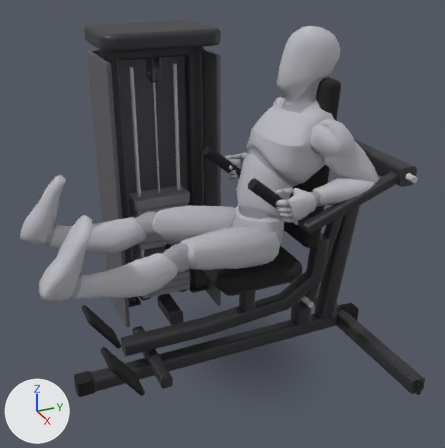
The glTF model app/src/main/assets/mannequins/seated_dip_machine.glb, before and after one commit.
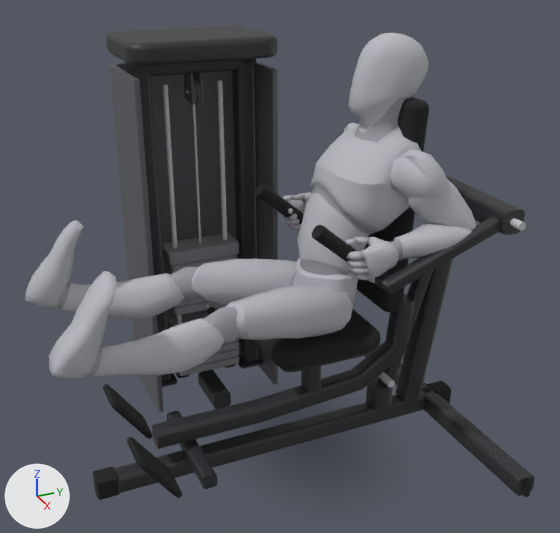
The first picture shows the older version from a 50 mm lens placed at (2.14, -1.07, 1.72), pointed at (0.0, -0.11, 0.65). The close-ups show the older and then the newer version on the part from 0% to 100% of the width and 0% to 95% of the height of that picture. Only the edits that show in the close-ups are written down. Arrows for +X, +Y and +Z are at lower left; the lights stay in place. Both versions are drawn at frame 23 of the action 'lowering'; the numbers are the values there. Vertices at exactly the same position are counted once.

In view in the first close-up: 'body', 'body_1', 'dip_machine_0', 'dip_machine_15', 'dip_machine_3', 'dip_machine_42', 'dip_machine_43', 'dip_machine_44', 'dip_machine_45', 'dip_machine_46', 'dip_machine_48', 'dip_machine_54', 'dip_machine_57', 'dip_machine_6', 'dip_machine_7' and 34 more.
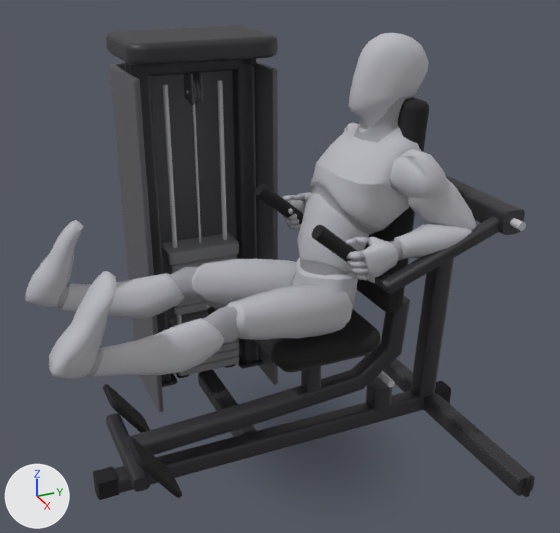
Boxes [x1, y1, x2, y2] around the edits, measured in the close-ups (560 x 533 px):
```json
{"object": "dip_machine_48", "change": "reshaped", "before": [152, 294, 415, 449], "after": [123, 296, 410, 455], "on screen": "9% wider"}
{"object": "dip_machine_6", "change": "reshaped", "before": [395, 258, 454, 401], "after": [411, 257, 455, 397], "on screen": "25% narrower"}
{"object": "dip_machine_57", "change": "moved", "before": [167, 411, 217, 489], "after": [106, 413, 150, 492]}
{"object": "dip_machine_46", "change": "moved", "before": [198, 369, 231, 409], "after": [198, 369, 257, 437]}
{"object": "dip_machine_7", "change": "deleted", "before": [378, 270, 433, 385]}
```

Scene script edits in JSON lines:
```json
{"block": "me_mesh_5", "where": "# used by ob_dip_machine_6; parent = ob_dip_machine; location = (0.0, 0.0, 0.0)"}
{"op": "remove", "block": "me_mesh_5", "code": "me_mesh_5.from_pydata(...)  # 34 vertices, 64 faces; spans x -0.04..0.04, y 0.391..0.599, z 0.063..0.837"}
{"op": "add", "block": "me_mesh_5", "code": "me_mesh_5.from_pydata(...)  # 34 vertices, 64 faces; spans x -0.04..0.04, y 0.46..0.585, z 0.068..0.872"}
{"block": "me_mesh_5", "change": "me_mesh_5 part 1: the whole mesh is multiplied about its middle by the matrix ((1.0, 0.0, 0.0), (0.0, 0.994, -0.111), (0.0, 0.12, 1.032)), then moved by (0.0, 0.028, 0.02)"}
{"block": "me_mesh_28", "where": "# used by ob_dip_machine_48; parent = ob_dip_machine; location = (0.0, -0.000237, 0.00035); rotation_euler = (-0.00117, 0.0, 0.0), in degrees (-0.1, 0, 0)"}
{"op": "remove", "block": "me_mesh_28", "code": "me_mesh_28.from_pydata(...)  # 82 vertices, 160 faces; spans x -0.035..0.035, y -0.57..0.415, z 0.135..0.503"}
{"op": "add", "block": "me_mesh_28", "code": "me_mesh_28.from_pydata(...)  # 82 vertices, 160 faces; spans x -0.035..0.035, y -0.671..0.395, z 0.111..0.503"}
{"block": "me_mesh_28", "change": "me_mesh_28 part 2: 74 of 82 vertices moved; they spanned x -0.035..0.035, y -0.57..0.415, z 0.135..0.503 and now span x -0.035..0.035, y -0.671..0.395, z 0.111..0.503; mean shift (0.0, -0.032, -0.006); largest move (0.015, -0.57, 0.205) -> (0.015, -0.671, 0.181)"}
{"op": "remove", "block": "ob_dip_machine_7", "code": ["ob_dip_machine_7 = bpy.data.objects.new('dip_machine_7', me_mesh_6)", "ob_dip_machine_7.parent = ob_dip_machine", "ob_dip_machine_7.location = (0.0, 0.405, 0.415)", "ob_dip_machine_7.rotation_euler = (-0.295, 0.0, 0.0)  # degrees (-17, 0, 0)"]}
{"op": "set", "path": "ob_dip_machine_46.location", "old": "(0.0, -0.095, 0.035)", "new": "(0.0, -0.25, 0.035)"}
{"op": "set", "path": "ob_dip_machine_57.location", "old": "(0.0, -0.45, 0.0909)", "new": "(0.0, -0.669, 0.147)"}
```
